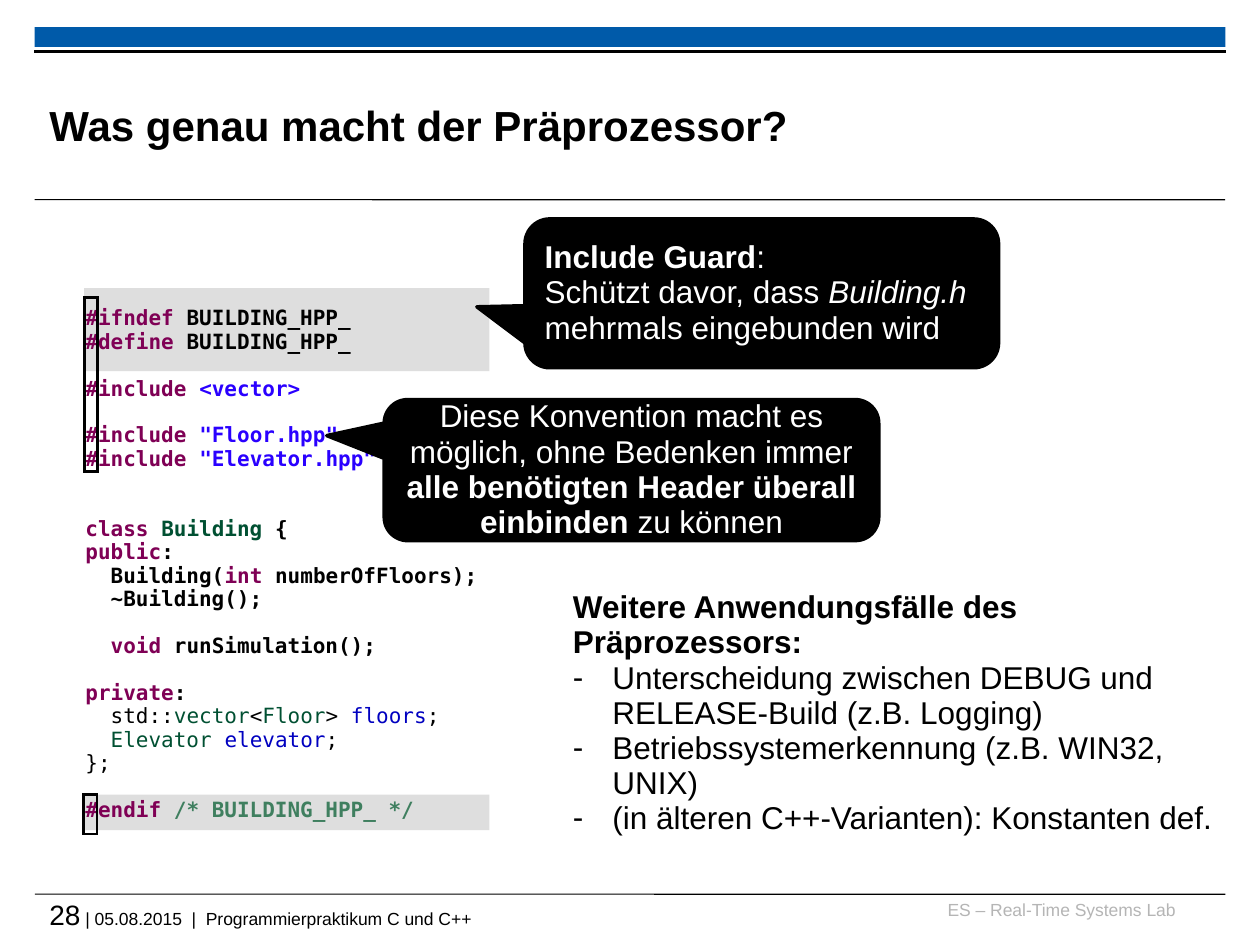
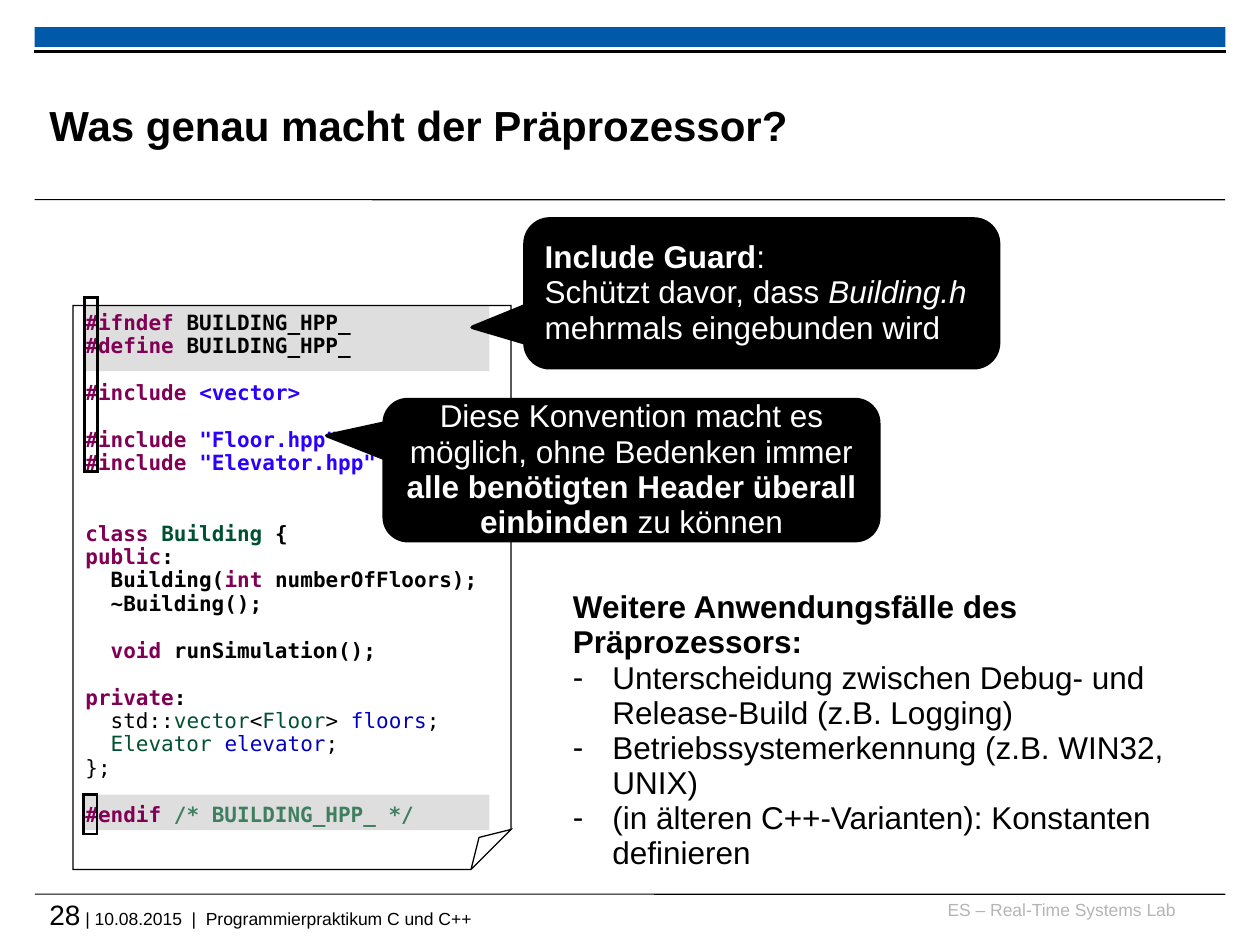
Before and after one commit to h82k/tud-cppp, a slide deck: slide 28 of vorlesung/cppp_lecture.pptx. Drawn at 1260x945 pixels with LibreOffice and Linux fonts; fonts in the diff are those of the drawing; background and template pictures are left out. Boxes give left, top, right and bottom in pixels: in the first picture for what was removed or moved away, otherwise in the second. Text is boxed around its words. In the diff, an @@ line names an element or a change of style, - is before the commit and + after.

```diff
--- a/vorlesung/cppp_lecture.pptx
+++ b/vorlesung/cppp_lecture.pptx
@@ folded corner "#ifndef BUILDING_HPP_": place and size @@
-folded corner "#ifndef BUILDING_HPP_" at [85, 308, 477, 822]
+folded corner "#ifndef BUILDING_HPP_" at [73, 305, 512, 869]
@@ folded corner "#ifndef BUILDING_HPP_" at [73, 305, 512, 869]: outline none to #000000 0.75 pt @@
@@ rectangle: place and size @@
-rectangle at [84, 289, 490, 372]
+rectangle at [84, 305, 490, 370]
@@ text at [612, 666, 1145, 730]: text changed @@
-– Unterscheidung zwischen DEBUG und RELEASE-Build (z.B. Logging)
+– Unterscheidung zwischen Debug- und Release-Build (z.B. Logging)
@@ text at [612, 806, 1150, 865]: text changed @@
-– (in älteren C++-Varianten): Konstanten def.
+– (in älteren C++-Varianten): Konstanten definieren
@@ text at [49, 905, 471, 929]: text changed @@
-28 | 05.08.2015 | Programmierpraktikum C und C++
+28 | 10.08.2015 | Programmierpraktikum C und C++
```
Also in this commit, not shown: 70 other slides changed, 1 slide added, 1 slide removed, 1 other file.
